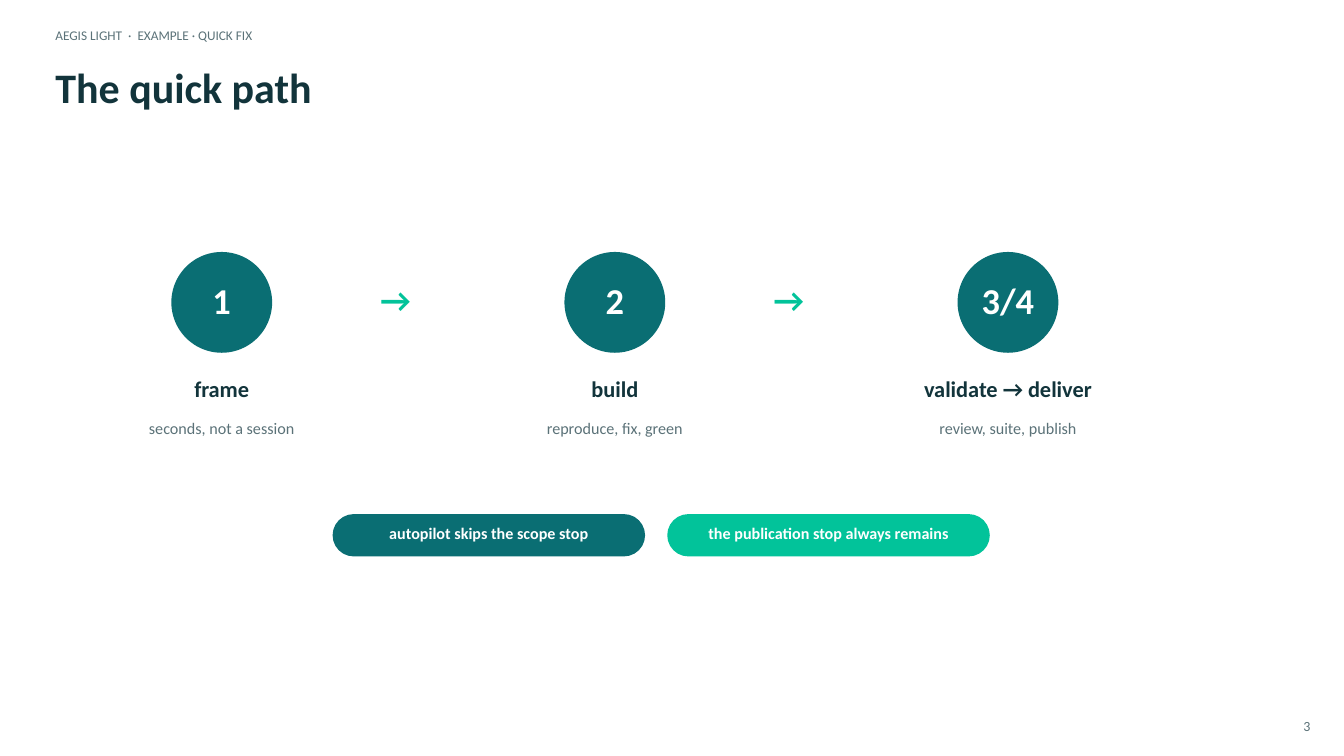
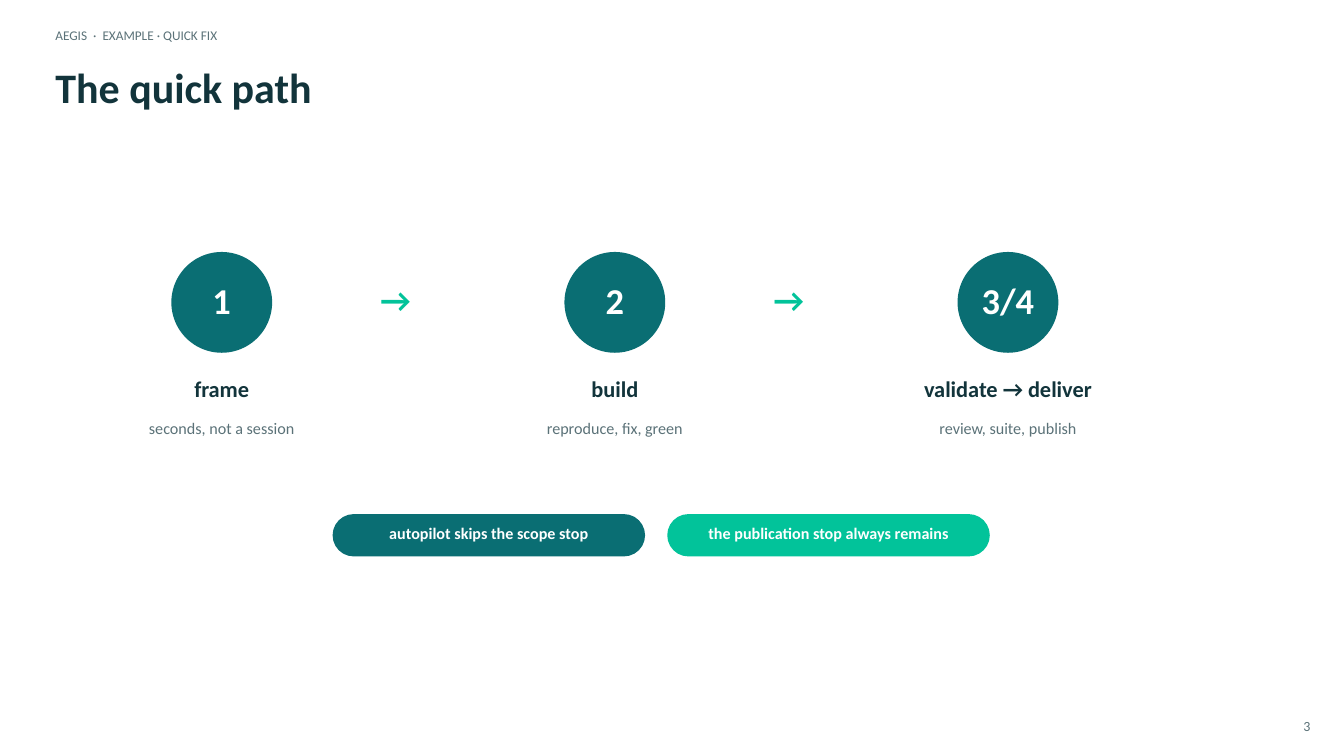
Before and after one commit to DDP-Engineering/Agentic_Engineering_Governance_Integrity_System, a slide deck: slide 3 of 06_SoftwareDocu/04_Example_Quick_Fix.pptx. Drawn at 1344x756 pixels with LibreOffice and Linux fonts; fonts in the diff are those of the drawing. Boxes give left, top, right and bottom in pixels: in the first picture for what was removed or moved away, otherwise in the second. Text is boxed around its words. In the diff, an @@ line names an element or a change of style, - is before the commit and + after.

Commit message:
AEGIS 0.5.0

```diff
--- a/06_SoftwareDocu/04_Example_Quick_Fix.pptx
+++ b/06_SoftwareDocu/04_Example_Quick_Fix.pptx
@@ text at [55,31,217,42]: text changed @@
-AEGIS LIGHT · EXAMPLE · QUICK FIX
+AEGIS · EXAMPLE · QUICK FIX
```
Also in this commit, not shown: 6 other slides changed, 48 other files.
